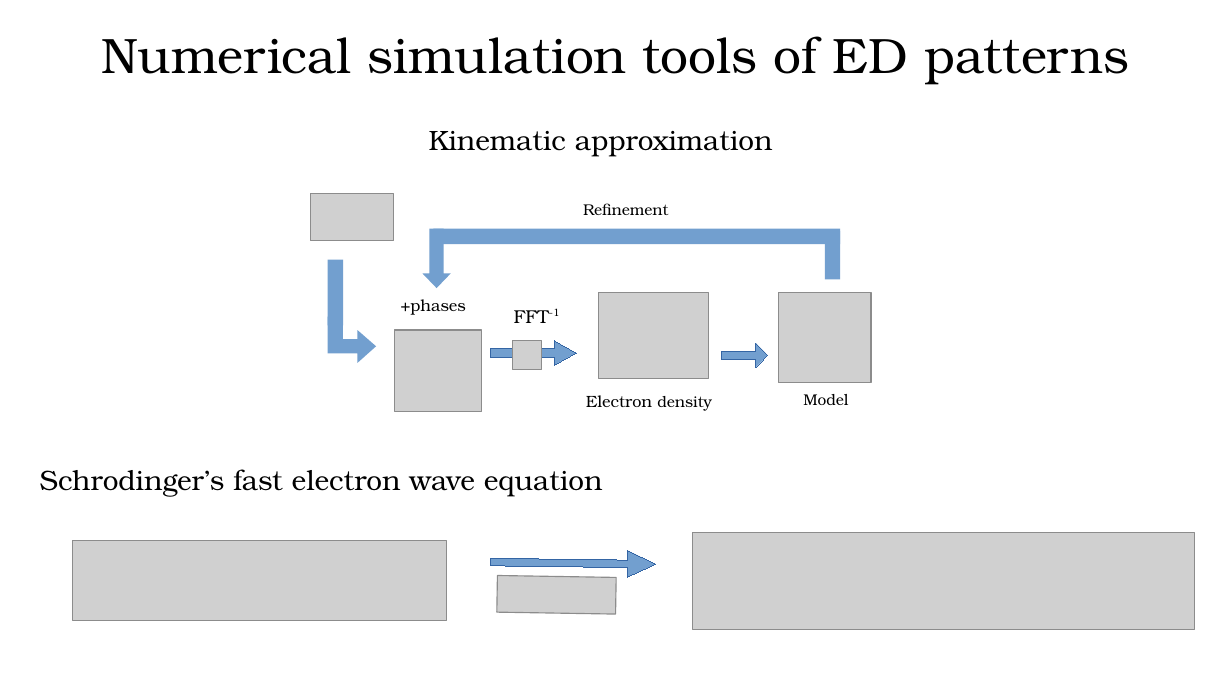
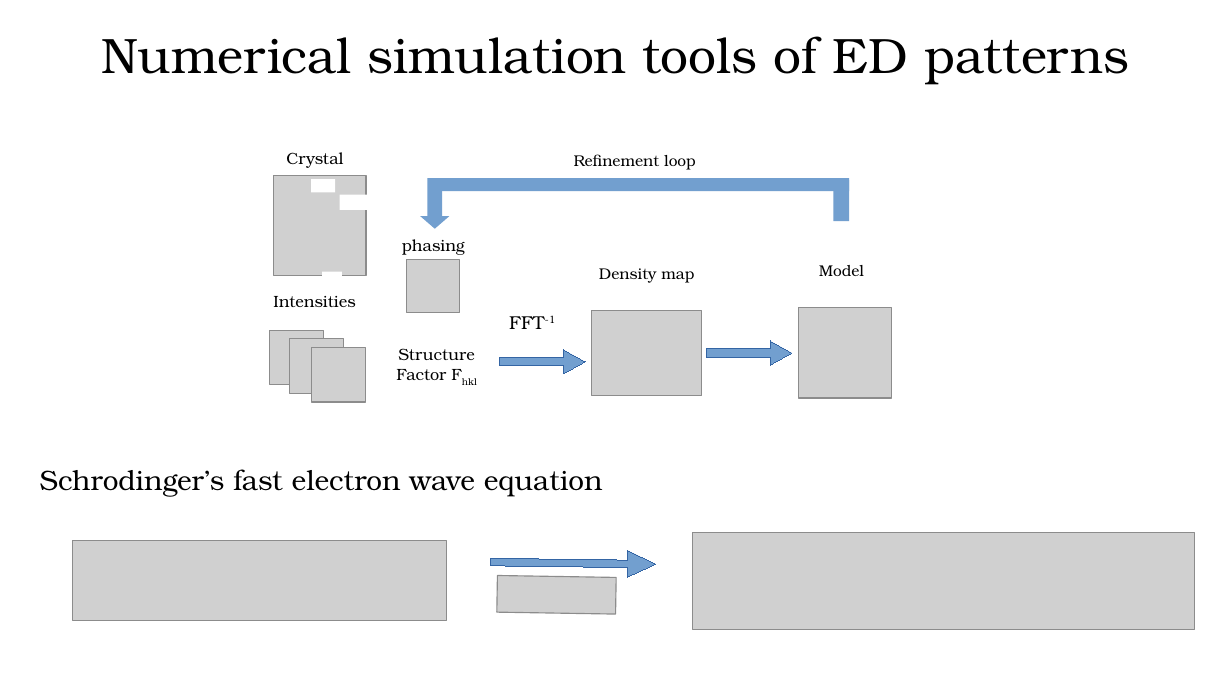
Before and after one commit to ccp4/EDdocs, a slide deck: slide 2 of docs/documents/2020-11-13_JH.odp. Drawn at 1232x693 pixels with LibreOffice and Linux fonts; fonts in the diff are those of the drawing; grey boxes stand for pictures. Boxes give left, top, right and bottom in pixels: in the first picture for what was removed or moved away, otherwise in the second. Text is boxed around its words. In the diff, an @@ line names an element or a change of style, - is before the commit and + after.

```diff
--- a/docs/documents/2020-11-13_JH.odp
+++ b/docs/documents/2020-11-13_JH.odp
@@ title removed at (x1=429, y1=131, x2=773, y2=157) @@
-Kinematic approximation
@@ picture resized from (x1=778, y1=293, x2=871, y2=383) to (x1=274, y1=176, x2=367, y2=276) @@
@@ title added at (x1=286, y1=152, x2=343, y2=168), 10.5 pt, text #000000 @@
+Crystal
@@ rectangle added at (x1=311, y1=179, x2=335, y2=192), fill #FFFFFF @@
@@ down arrow at (x1=420, y1=178, x2=449, y2=228): proportions changed @@
@@ down arrow resized from (x1=423, y1=229, x2=452, y2=288) to (x1=420, y1=178, x2=449, y2=228) @@
@@ rectangle resized from (x1=434, y1=229, x2=841, y2=245) to (x1=432, y1=178, x2=850, y2=191) @@
@@ title at (x1=574, y1=154, x2=696, y2=170): text changed @@
-Refinement
+Refinement loop
@@ rectangle added at (x1=340, y1=195, x2=369, y2=210), fill #FFFFFF @@
@@ rectangle resized from (x1=825, y1=231, x2=841, y2=279) to (x1=834, y1=180, x2=850, y2=221) @@
@@ title added at (x1=402, y1=239, x2=465, y2=255), 10.5 pt, text #000000 @@
+phasing
@@ rectangle removed at (x1=328, y1=259, x2=343, y2=325) @@
@@ picture resized from (x1=513, y1=341, x2=542, y2=370) to (x1=407, y1=259, x2=459, y2=312) @@
@@ title at (x1=599, y1=268, x2=694, y2=283): text changed; size 10.5 to 10 pt @@
-Electron density
+Density map
@@ title "Model" moved from (x1=803, y1=394, x2=848, y2=405) to (x1=819, y1=265, x2=864, y2=276) @@
@@ title added at (x1=273, y1=296, x2=355, y2=307), 10.5 pt, text #000000 @@
+Intensities
@@ rectangle added at (x1=322, y1=272, x2=342, y2=278), fill #FFFFFF @@
@@ title removed at (x1=401, y1=299, x2=466, y2=315) @@
-+phases
@@ freeform shape removed at (x1=328, y1=316, x2=376, y2=362) @@
@@ title "FFT-1" moved from (x1=514, y1=308, x2=560, y2=323) to (x1=509, y1=315, x2=556, y2=329) @@
@@ picture moved from (x1=598, y1=293, x2=708, y2=378) to (x1=593, y1=311, x2=702, y2=396) @@
@@ picture resized from (x1=311, y1=193, x2=395, y2=240) to (x1=799, y1=309, x2=892, y2=399) @@
@@ picture added at (x1=271, y1=331, x2=324, y2=386) @@
@@ picture added at (x1=290, y1=339, x2=343, y2=394) @@
@@ picture resized from (x1=395, y1=330, x2=482, y2=411) to (x1=312, y1=348, x2=366, y2=402) @@
@@ title added at (x1=396, y1=348, x2=474, y2=380), 10.5 pt, text #000000 @@
+Structure Factor Fhkl
@@ right arrow moved from (x1=491, y1=341, x2=577, y2=366) to (x1=500, y1=350, x2=586, y2=375) @@
@@ right arrow resized from (x1=722, y1=343, x2=768, y2=368) to (x1=707, y1=341, x2=793, y2=366) @@
@@ right arrow at (x1=707, y1=341, x2=793, y2=366): proportions changed @@
```
Also in this commit, not shown: 44 other files.
